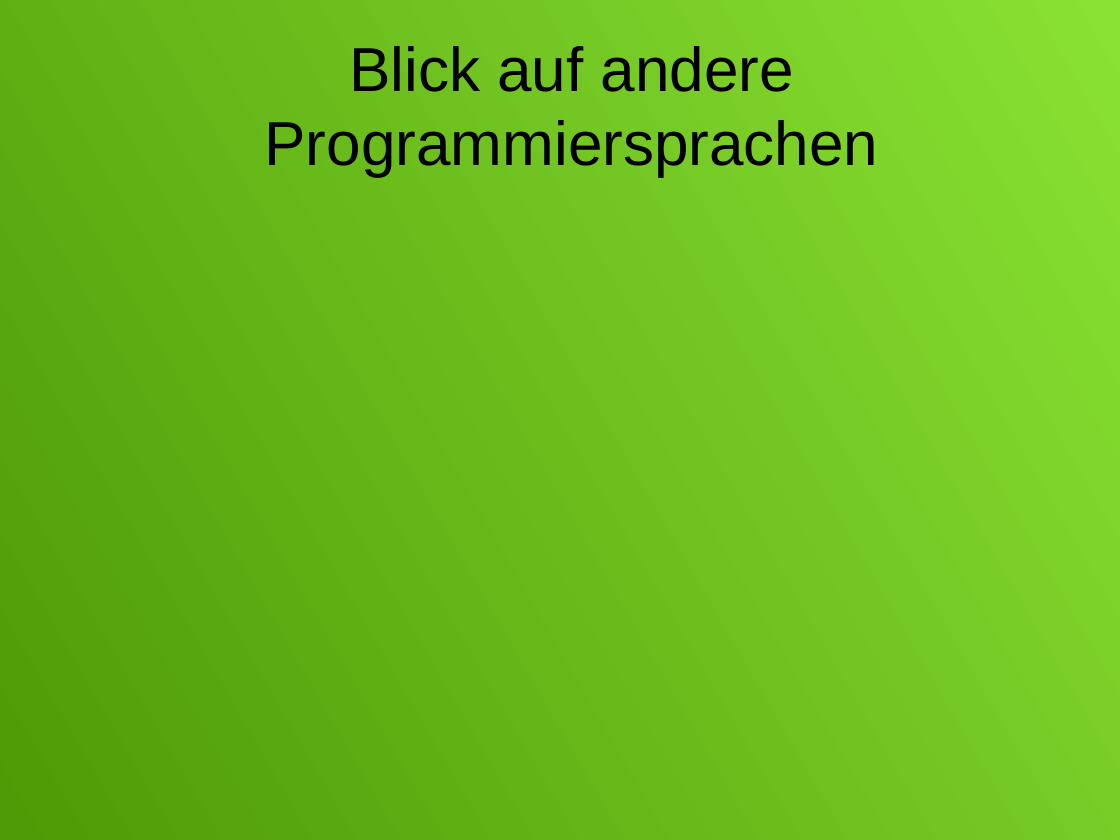
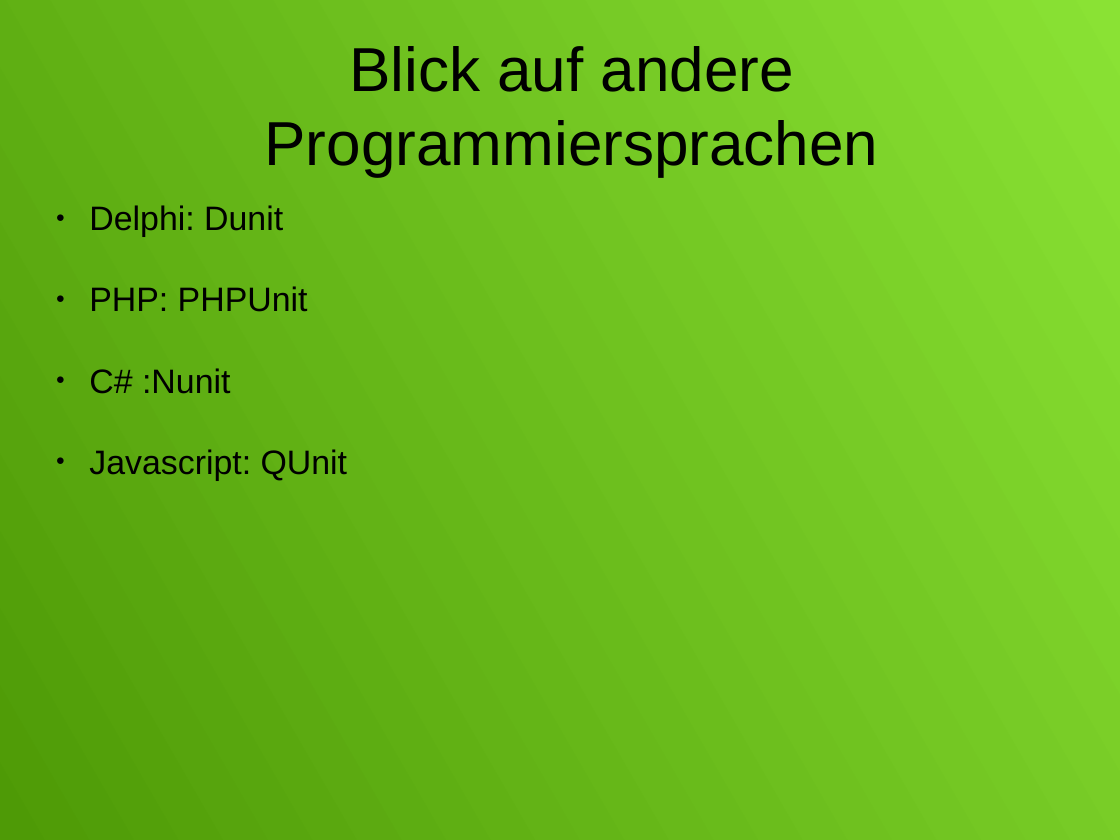
Before and after one commit to ChristianMarzianGithub/JUnitVortrag, a slide deck: slide 7 of JUnit.odp. Drawn at 1120x840 pixels with LibreOffice and Linux fonts; fonts in the diff are those of the drawing. Boxes give left, top, right and bottom in pixels: in the first picture for what was removed or moved away, otherwise in the second. Text is boxed around its words. In the diff, an @@ line names an element or a change of style, - is before the commit and + after.

```diff
--- a/JUnit.odp
+++ b/JUnit.odp
@@ subtitle added at [89, 205, 348, 481], 24 pt, text #000000 @@
+● Delphi: Dunit
+● PHP: PHPUnit
+● C# :Nunit
+● Javascript: QUnit
```
Also in this commit, not shown: 4 other slides changed.
